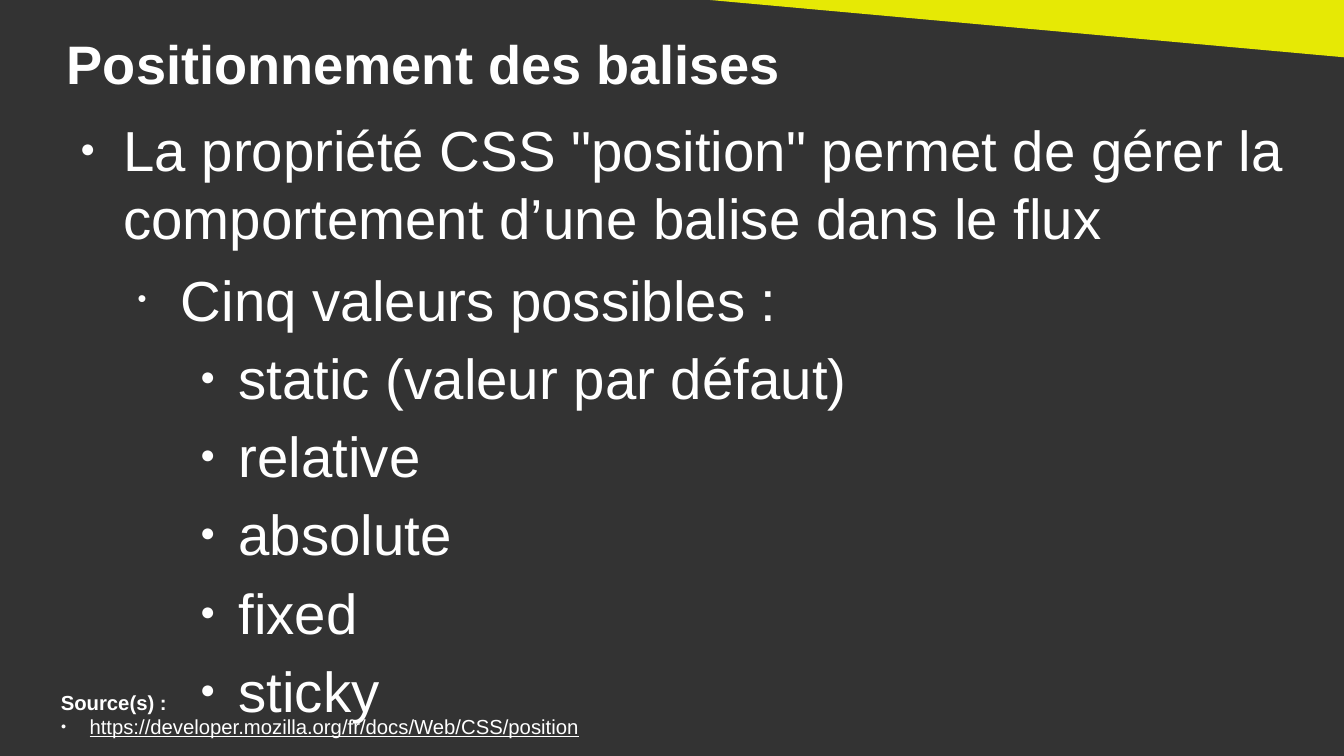
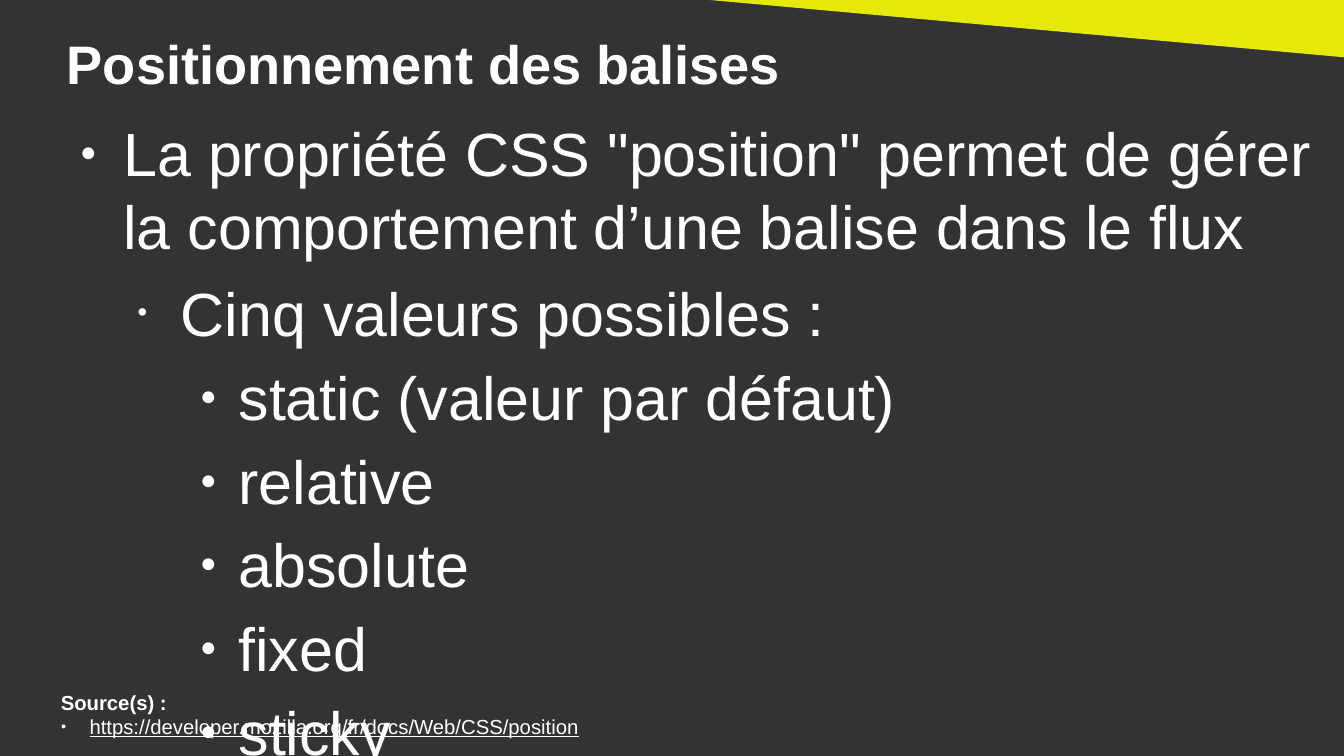
Before and after one commit to DanYellow/cours, a slide deck: slide 5 of integration-web-s2/travaux-pratiques/numero-1/presentation.odp. Drawn at 1344x756 pixels with LibreOffice and Linux fonts; fonts in the diff are those of the drawing. Boxes give left, top, right and bottom in pixels: in the first picture for what was removed or moved away, otherwise in the second. Text is boxed around its words. In the diff, an @@ line names an element or a change of style, - is before the commit and + after.

```diff
--- a/integration-web-s2/travaux-pratiques/numero-1/presentation.odp
+++ b/integration-web-s2/travaux-pratiques/numero-1/presentation.odp
@@ text "La propriété CSS "position" permet ..." at (123,131,1311,672): size 33.3 to 36 pt @@
```
Also in this commit, not shown: 4 other slides changed, 1 other file.
